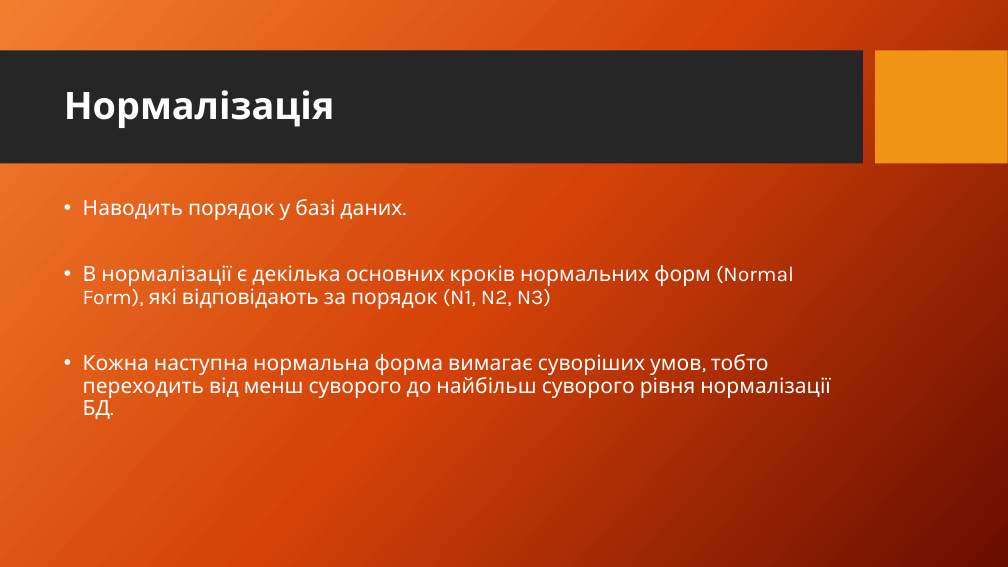
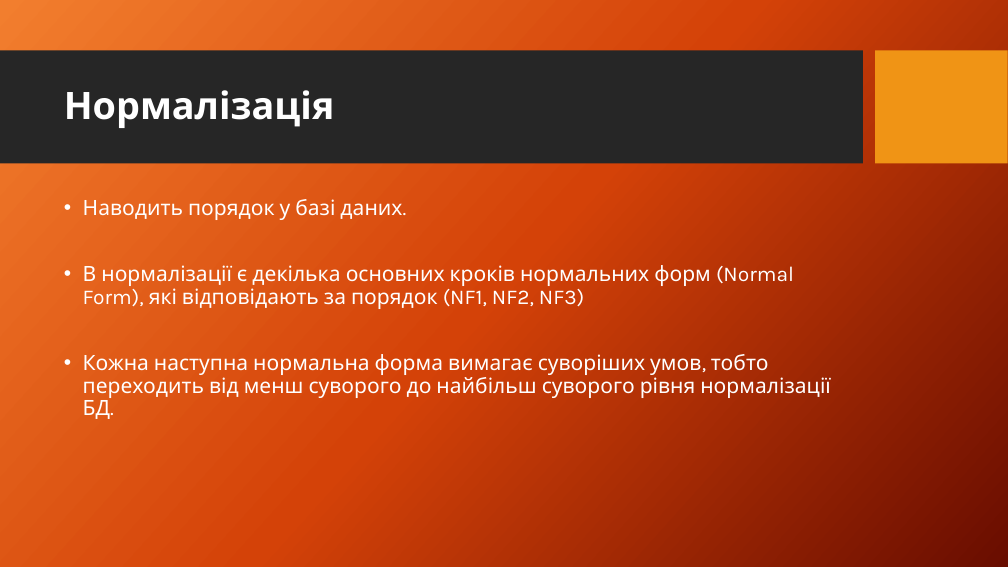
Before and after one commit to RuslanPidhainyi/ITCorporation, a slide deck: slide 115 of Presentations/Presentation_Backend_Database.pptx. Drawn at 1008x567 pixels with LibreOffice and Linux fonts; fonts in the diff are those of the drawing; background and template pictures are left out. Boxes give left, top, right and bottom in pixels: in the first picture for what was removed or moved away, otherwise in the second. Text is boxed around its words. In the diff, an @@ line names an element or a change of style, - is before the commit and + after.

```diff
--- a/Presentations/Presentation_Backend_Database.pptx
+++ b/Presentations/Presentation_Backend_Database.pptx
@@ text at (83,265,794,309): text changed @@
-• В нормалізації є декілька основних кроків нормальних форм (Normal Form), які відповідають за порядок (N1, N2, N3)
+• В нормалізації є декілька основних кроків нормальних форм (Normal Form), які відповідають за порядок (NF1, NF2, NF3)
```
Also in this commit, not shown: 2 other slides changed, 1 other file.
